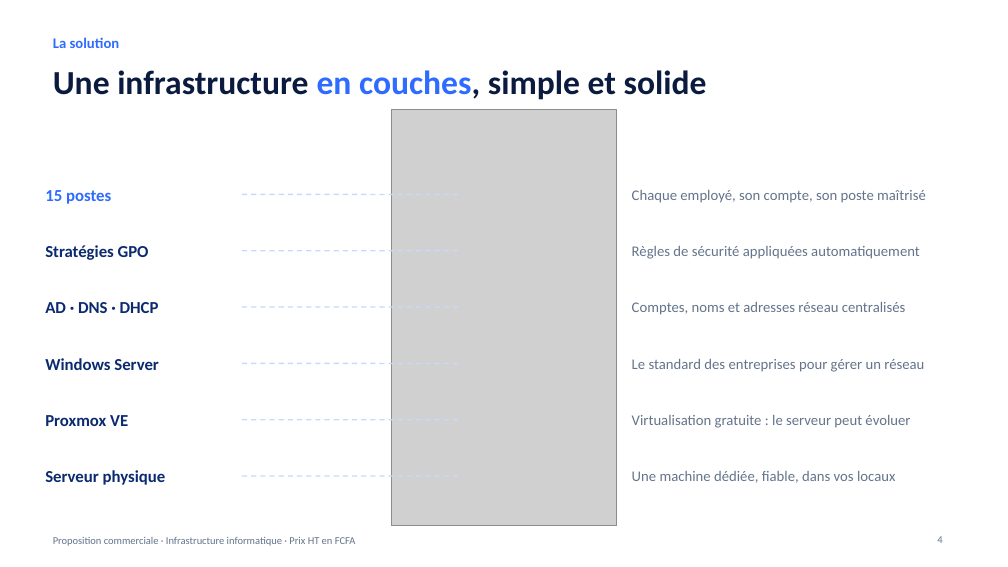
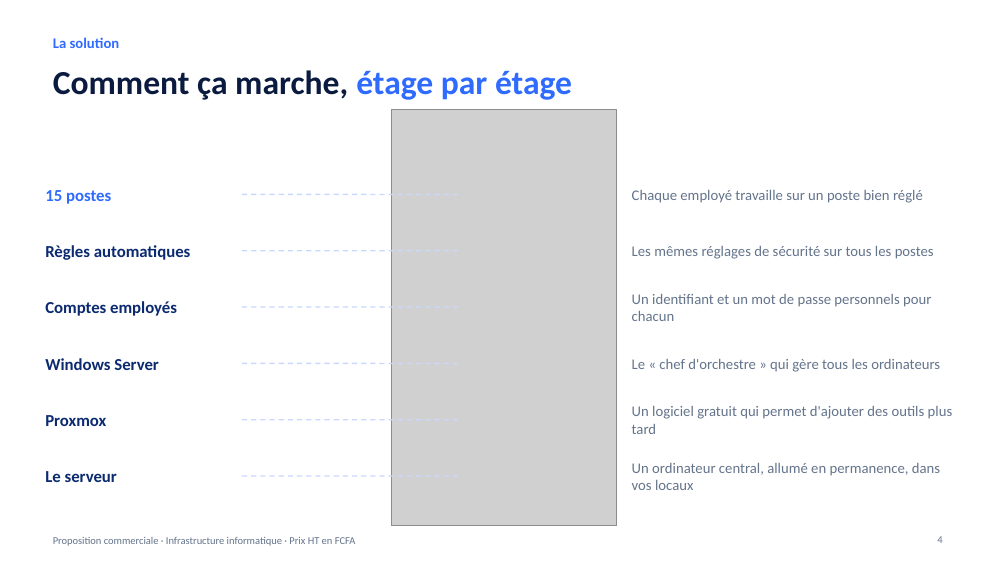
Before and after one commit to meledjearmel/others-documents, a slide deck: slide 4 of proposition-serveur/Proposition_Serveur_Proxmox_WindowsServer.pptx. Drawn at 1008x567 pixels with LibreOffice and Linux fonts; fonts in the diff are those of the drawing; grey boxes stand for pictures; background and template pictures are left out. Boxes give left, top, right and bottom in pixels: in the first picture for what was removed or moved away, otherwise in the second. Text is boxed around its words. In the diff, an @@ line names an element or a change of style, - is before the commit and + after.

```diff
--- a/proposition-serveur/Proposition_Serveur_Proxmox_WindowsServer.pptx
+++ b/proposition-serveur/Proposition_Serveur_Proxmox_WindowsServer.pptx
@@ title at [53,70,572,100]: text changed @@
-Une infrastructure en couches, simple et solide
+Comment ça marche, étage par étage
@@ text at [632,190,923,203]: text changed @@
-Chaque employé, son compte, son poste maîtrisé
+Chaque employé travaille sur un poste bien réglé
@@ text at [45,245,191,260]: text changed @@
-Stratégies GPO
+Règles automatiques
@@ text at [632,246,934,259]: text changed @@
-Règles de sécurité appliquées automatiquement
+Les mêmes réglages de sécurité sur tous les postes
@@ text at [632,294,931,321]: text changed @@
-Comptes, noms et adresses réseau centralisés
+Un identifiant et un mot de passe personnels pour chacun
@@ text at [45,301,177,316]: text changed @@
-AD · DNS · DHCP
+Comptes employés
@@ text at [632,359,940,372]: text changed @@
-Le standard des entreprises pour gérer un réseau
+Le « chef d'orchestre » qui gère tous les ordinateurs
@@ text at [45,415,106,426]: text changed @@
-Proxmox VE
+Proxmox
@@ text at [632,406,953,434]: text changed @@
-Virtualisation gratuite : le serveur peut évoluer
+Un logiciel gratuit qui permet d'ajouter des outils plus tard
@@ text at [45,471,117,482]: text changed @@
-Serveur physique
+Le serveur
@@ text at [632,463,940,490]: text changed @@
-Une machine dédiée, fiable, dans vos locaux
+Un ordinateur central, allumé en permanence, dans vos locaux
```
Also in this commit, not shown: 12 other slides changed, 1 slide added, 1 other file.
